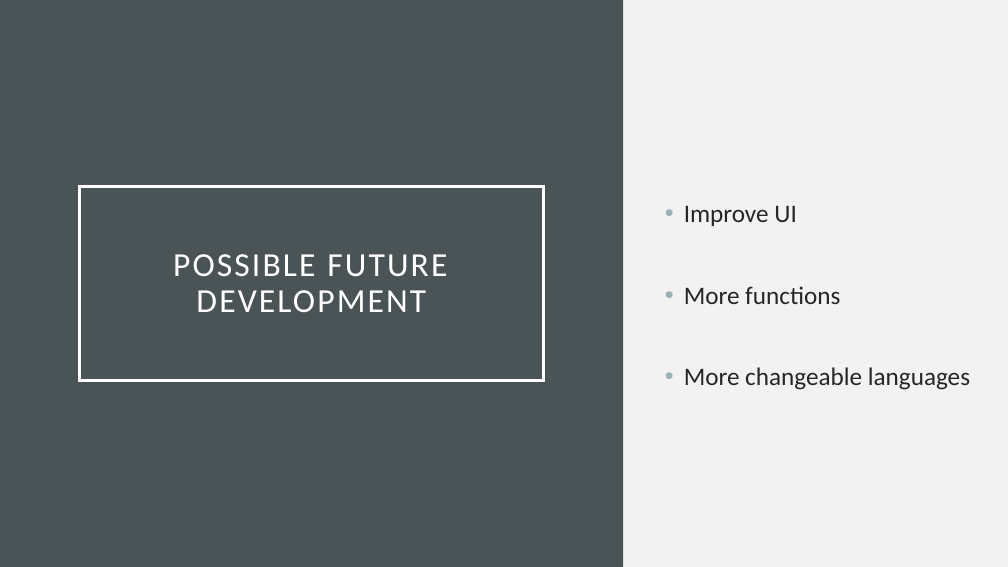
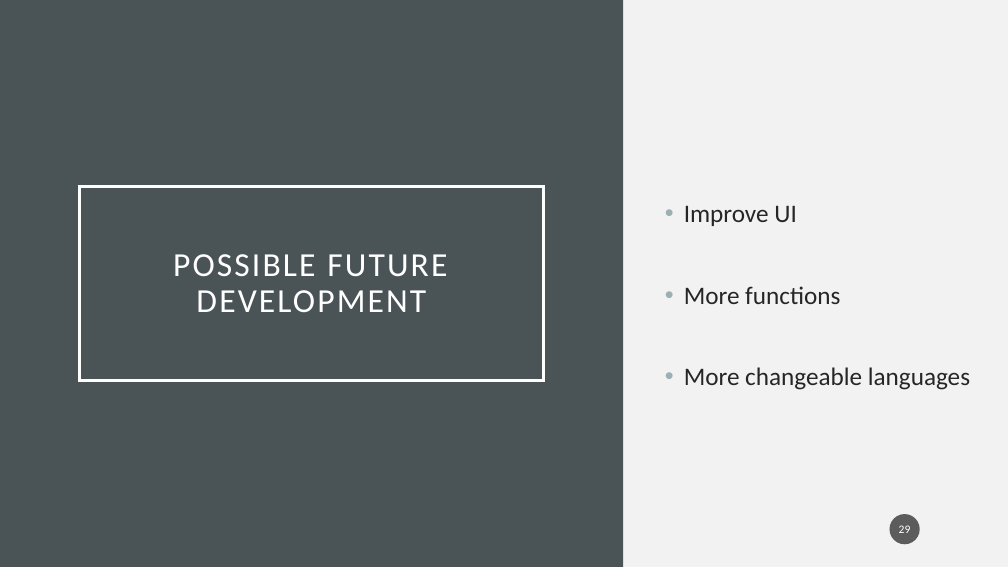
Before and after one commit to quinnann2010/wikiapp, a slide deck: slide 29 of Wikiapp_slide.pptx. Drawn at 1008x567 pixels with LibreOffice and Linux fonts; fonts in the diff are those of the drawing. Boxes give left, top, right and bottom in pixels: in the first picture for what was removed or moved away, otherwise in the second. Text is boxed around its words. In the diff, an @@ line names an element or a change of style, - is before the commit and + after.

```diff
--- a/Wikiapp_slide.pptx
+++ b/Wikiapp_slide.pptx
@@ page number added at bbox=[890, 514, 920, 544], fill #1D1D1D at 70% opacity, 11 pt, text #FFFFFF @@
+29
```
Also in this commit, not shown: 30 other slides changed.
